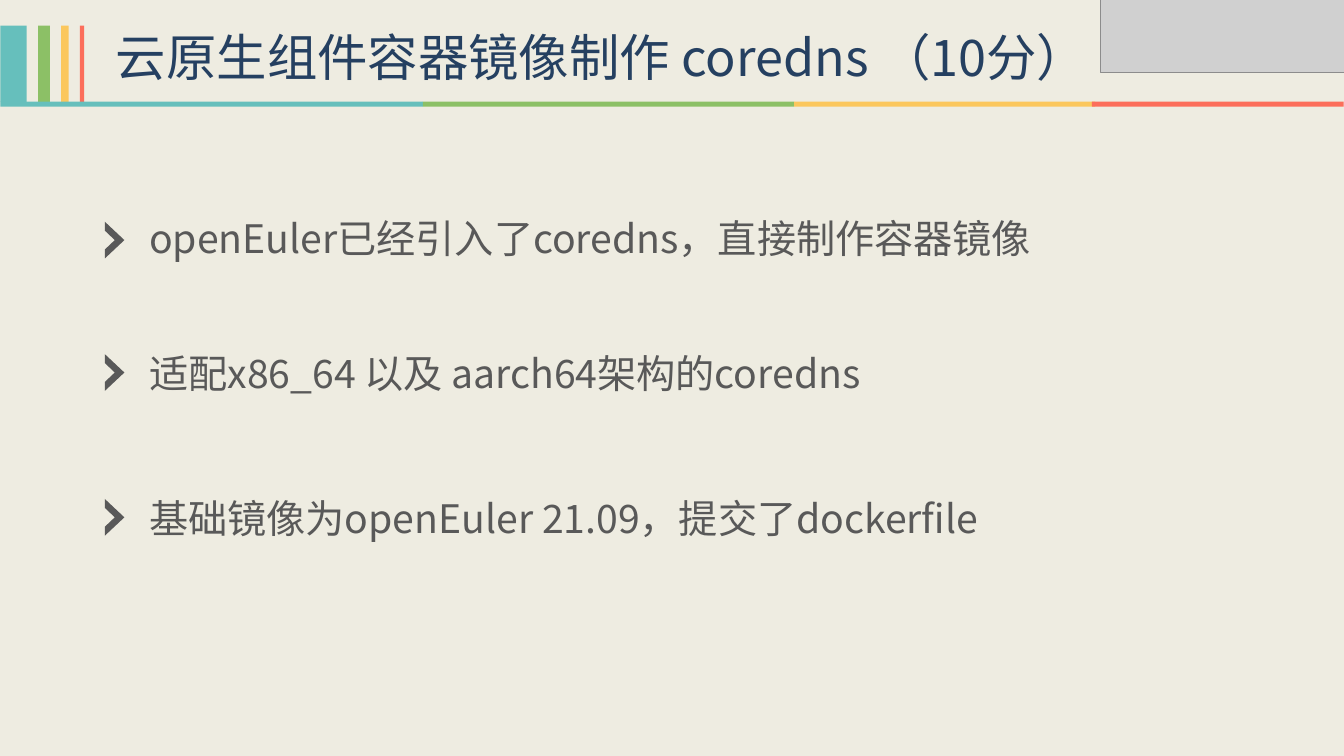
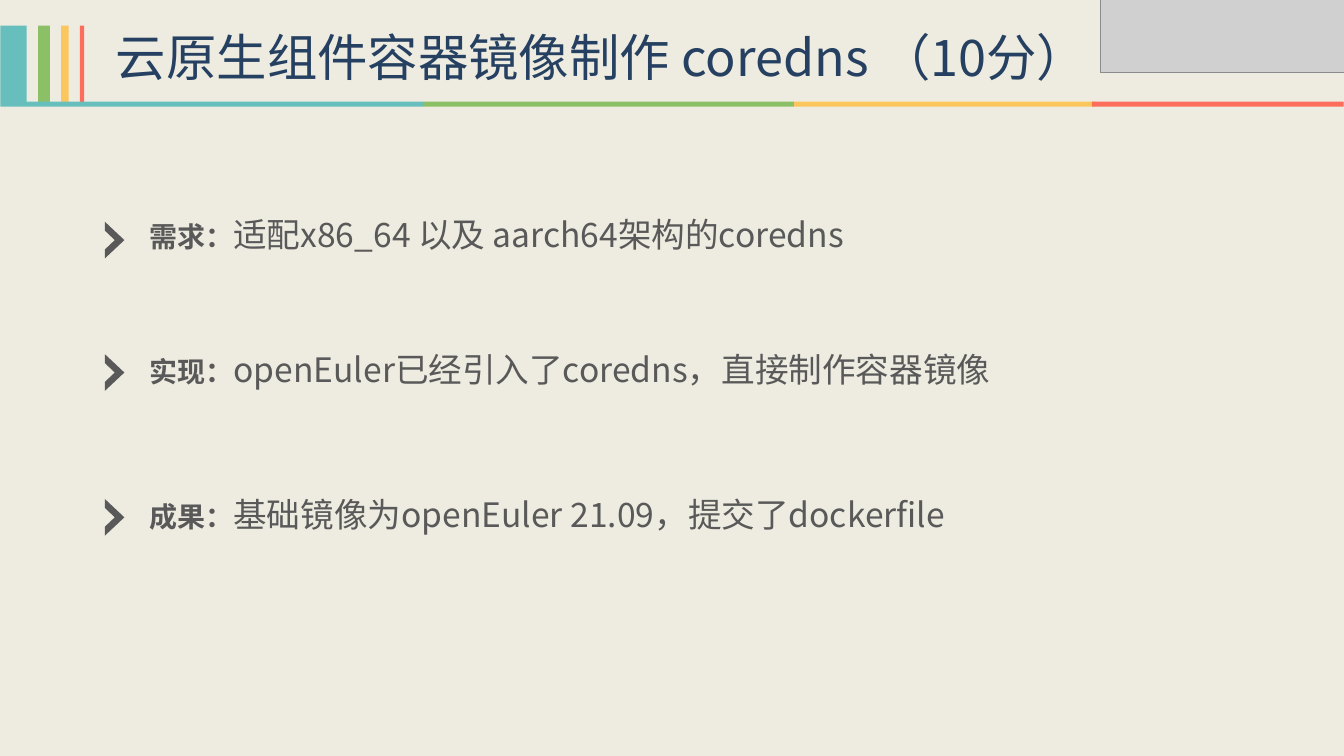
Before and after one commit to HollowMan6/My-openEuler-Open-Source-Internship, a slide deck: slide 7 of openEuler开源实习.pptx. Drawn at 1344x756 pixels with LibreOffice and Linux fonts; fonts in the diff are those of the drawing; grey boxes stand for pictures. Boxes give left, top, right and bottom in pixels: in the first picture for what was removed or moved away, otherwise in the second. Text is boxed around its words. In the diff, an @@ line names an element or a change of style, - is before the commit and + after.

```diff
--- a/openEuler开源实习.pptx
+++ b/openEuler开源实习.pptx
@@ text at [149,219,844,252]: text changed; size 28 to 24 pt @@
-适配x86_64 以及 aarch64架构的coredns
+需求：适配x86_64 以及 aarch64架构的coredns
@@ text at [149,353,990,390]: text changed; size 28 to 24 pt @@
-openEuler已经引入了coredns，直接制作容器镜像
+实现：openEuler已经引入了coredns，直接制作容器镜像
@@ text at [149,498,944,535]: text changed; size 28 to 24 pt @@
-基础镜像为openEuler 21.09，提交了dockerfile
+成果：基础镜像为openEuler 21.09，提交了dockerfile
```
Also in this commit, not shown: 6 other slides changed, 1 other file.
